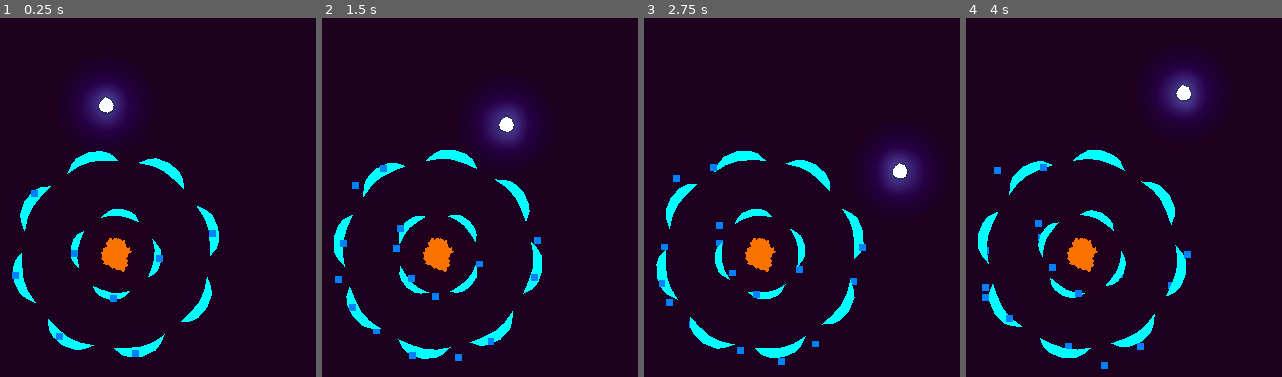
Above: before the commit, frames 1-4 (left to right).
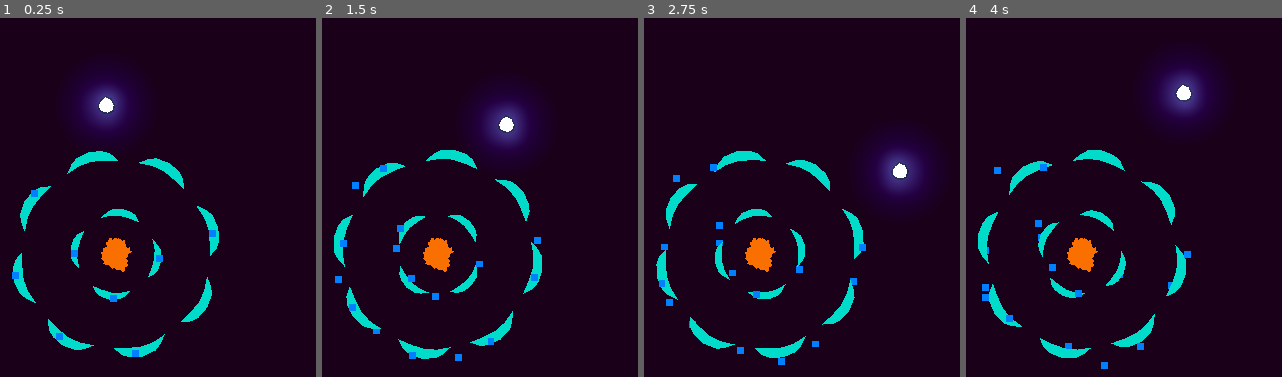
Above: after the commit, the same moments.

Repository: CatsAreCuteAndFast/Tower-Defense-Skilled
Game: Godot game, scene res://scenes/levels/main.tscn
Same seed, same stepped clock (60 frames per second), same inputs: the game is played once before the commit and once after it.
Inputs (mouse positions are in pixels of both pictures, inside the frame that each line leads up to):
- Up to frame 1 (0.25 s): no input
- Up to frame 2 (1.5 s): move the mouse to (612, 150) at 0.52 s; hold D (right) 0.53-1.28 s; click (612, 150) at 0.67 s; move the mouse to (outside the picture) at 1.27 s; hold S (down) from 1.28 s (still down); click (outside the picture) at 1.42 s
- Up to frame 3 (2.75 s): move the mouse to (839, 75) at 2.02 s; release S (down) at 2.03 s; hold D (right) from 2.03 s (still down); click (839, 75) at 2.17 s
- Up to frame 4 (4 s): move the mouse to (1041, 262) at 2.77 s; release D (right) at 2.78 s; hold W (up) 2.78-3.53 s; click (1041, 262) at 2.92 s; move the mouse to (outside the picture) at 3.52 s; hold A (left) from 3.53 s (still down); click (outside the picture) at 3.67 s

The runs differ from the first frame. In frame 1, 3.3% of the frame differs, in the area x 4-70%, y 37-95%; in frame 2, 3.4%; in frame 3, 3.5%; in frame 4, 3.6%, in the area x 3-70%, y 36-95%.

Commit message:
Reduced glow

Diff:
--- a/project.godot
+++ b/project.godot
@@ -15,15 +15,22 @@
 config/features=PackedStringArray("4.3", "Mobile")
 config/icon="res://icon.svg"
 
+[autoload]
+
+GameEvents="*res://scenes/game_events.tscn"
+
 [display]
 
-window/size/mode=3
 window/stretch/mode="canvas_items"
 window/stretch/aspect="expand"
 
 [dotnet]
 
 project/assembly_name="Lighting"
+
+[global_group]
+
+players=""
 
 [input]
 
@@ -48,6 +55,10 @@
 ]
 }
 
+[input_devices]
+
+pointing/emulate_touch_from_mouse=true
+
 [rendering]
 
 renderer/rendering_method="mobile"
--- a/scenes/decoration_container.tscn
+++ b/scenes/decoration_container.tscn
@@ -19,7 +19,7 @@
 [node name="DecorationContainer" type="StaticBody2D"]
 
 [node name="Polygon2D2" type="Polygon2D" parent="."]
-self_modulate = Color(10, 10, 10, 1)
+self_modulate = Color(7, 7, 7, 1)
 position = Vector2(-38, -100)
 scale = Vector2(50, 50)
 color = Color(1.29953e-06, 0.56231, 0.519563, 1)
--- /dev/null
+++ b/scenes/game_events.tscn
@@ -0,0 +1,6 @@
+[gd_scene load_steps=2 format=3 uid="uid://bvtaeaoemiuvn"]
+
+[ext_resource type="Script" path="res://scripts/game_events.gd" id="1_tfqqe"]
+
+[node name="GameEvents" type="Node"]
+script = ExtResource("1_tfqqe")
--- a/scenes/levels/main.tscn
+++ b/scenes/levels/main.tscn
@@ -18,7 +18,6 @@
 background_mode = 3
 glow_enabled = true
 glow_intensity = 1.0
-glow_bloom = 0.08
 glow_blend_mode = 1
 
 [node name="Node2D" type="Node2D"]
@@ -37,6 +36,7 @@
 offset_bottom = 329.0
 grow_horizontal = 2
 grow_vertical = 2
+mouse_filter = 1
 color = Color(0.535156, 0.00016995, 0.522366, 1)
 
 [node name="CanvasModulate" type="CanvasModulate" parent="."]
@@ -65,8 +65,8 @@
 shadow_filter = 1
 texture = SubResource("GradientTexture2D_753yh")
 
-[node name="CharacterBody2D" parent="Light" instance=ExtResource("2_q8shq")]
-position = Vector2(-14, -315)
-
 [node name="WorldEnvironment" type="WorldEnvironment" parent="."]
 environment = SubResource("Environment_5jsac")
+
+[node name="CharacterBody2D" parent="." instance=ExtResource("2_q8shq")]
+position = Vector2(-14, -98)
--- a/scenes/player.tscn
+++ b/scenes/player.tscn
@@ -17,18 +17,15 @@
 fill_to = Vector2(0.5, 0)
 metadata/_snap_enabled = true
 
-[node name="CharacterBody2D" type="CharacterBody2D"]
+[sub_resource type="CircleShape2D" id="CircleShape2D_mje4n"]
+radius = 100.0
+
+[node name="player" type="CharacterBody2D" groups=["players"]]
 scale = Vector2(0.3, 0.3)
 script = ExtResource("1_f0pnq")
 
 [node name="CollisionShape2D" type="CollisionShape2D" parent="."]
 shape = SubResource("CircleShape2D_oieqm")
-
-[node name="Polygon2D" type="Polygon2D" parent="."]
-self_modulate = Color(5, 5, 5, 1)
-z_index = 5
-position = Vector2(-5, 0)
-polygon = PackedVector2Array(1, -36, 28, -25, 41, 2, 34, 27, 14, 37, -9, 34, -26, 21, -30, 2, -20, -17)
 
 [node name="PointLight2D" type="PointLight2D" parent="."]
 energy = 0.5
@@ -36,11 +33,27 @@
 shadow_filter = 1
 texture = SubResource("GradientTexture2D_mofmb")
 
-[node name="Node2D" type="Node2D" parent="."]
+[node name="Area2D" type="Area2D" parent="."]
+
+[node name="CollisionShape2D" type="CollisionShape2D" parent="Area2D"]
+shape = SubResource("CircleShape2D_mje4n")
+
+[node name="Shape" type="Node2D" parent="."]
+
+[node name="Node2D" type="Node2D" parent="Shape"]
 scale = Vector2(1.2, 1.2)
 
-[node name="Polygon2D2" type="Polygon2D" parent="Node2D"]
+[node name="Polygon2D2" type="Polygon2D" parent="Shape/Node2D"]
 modulate = Color(0, 0, 0, 1)
 z_index = 4
 position = Vector2(-5, 0)
 polygon = PackedVector2Array(1, -36, 28, -25, 41, 2, 34, 27, 14, 37, -9, 34, -26, 21, -30, 2, -20, -17)
+
+[node name="Polygon2D" type="Polygon2D" parent="Shape"]
+self_modulate = Color(5, 5, 5, 1)
+z_index = 5
+position = Vector2(-5, 0)
+polygon = PackedVector2Array(1, -36, 28, -25, 41, 2, 34, 27, 14, 37, -9, 34, -26, 21, -30, 2, -20, -17)
+
+[connection signal="mouse_entered" from="Area2D" to="." method="_on_area_2d_mouse_entered"]
+[connection signal="mouse_exited" from="Area2D" to="." method="_on_area_2d_mouse_exited"]
--- /dev/null
+++ b/scenes/player_spawner.tscn
@@ -0,0 +1,9 @@
+[gd_scene load_steps=2 format=3 uid="uid://dfbwhdh102n6n"]
+
+[ext_resource type="Script" path="res://scripts/player_spawner.gd" id="1_ulehs"]
+
+[node name="PlayerSpawner" type="Polygon2D"]
+self_modulate = Color(15, 15, 15, 1)
+color = Color(0.300792, 0.135633, 7.21961e-08, 1)
+polygon = PackedVector2Array(0, -60, 5, -55, 10, -57.5, 15, -55, 20, -52.5, 20, -52.5, 22.5, -47.5, 22.5, -47.5, 25, -47.5, 27.5, -50, 32.5, -50, 32.5, -47.5, 32.5, -42.5, 32.5, -37.5, 37.5, -35, 37.5, -35, 35, -27.5, 40, -25, 40, -25, 42.5, -22.5, 50, -25, 50, -22.5, 50, -12.5, 57.5, -12.5, 55, -7.5, 50, -5, 45, -2.5, 45, 0, 45, 5, 45, 7.5, 42.5, 10, 40, 10, 37.5, 15, 40, 17.5, 42.5, 20, 42.5, 20, 42.5, 25, 40, 35, 45, 37.5, 42.5, 42.5, 40, 45, 37.5, 47.5, 32.5, 47.5, 30, 57.5, 35, 60, 27.5, 62.5, 22.5, 62.5, 17.5, 57.5, 12.5, 57.5, 0, 57.5, -2.5, 50, -7.5, 50, -12.5, 52.5, -22.5, 45, -20, 45, -30, 37.5, -32.5, 37.5, -35, 40, -45, 35, -45, 30, -42.5, 27.5, -52.5, 17.5, -52.5, 17.5, -52.5, 15, -50, 7.5, -50, 5, -52.5, -2.5, -55, -5, -50, -7.5, -47.5, -7.5, -45, -17.5, -45, -20, -45, -22.5, -32.5, -27.5, -32.5, -27.5, -35, -35, -35, -45, -30, -45, -30, -45, -25, -57.5, -15, -57.5, -15, -52.5, -10, -52.5, -7.5, -57.5)
+script = ExtResource("1_ulehs")
--- a/scenes/tower_decorations.tscn
+++ b/scenes/tower_decorations.tscn
@@ -1,7 +1,8 @@
-[gd_scene load_steps=3 format=3 uid="uid://wj8eqnb2ujvh"]
+[gd_scene load_steps=4 format=3 uid="uid://wj8eqnb2ujvh"]
 
 [ext_resource type="Script" path="res://scripts/rotate.gd" id="1_qoul5"]
 [ext_resource type="PackedScene" uid="uid://djho3g7j7u5bw" path="res://scenes/decoration_container.tscn" id="2_4rwud"]
+[ext_resource type="PackedScene" uid="uid://dfbwhdh102n6n" path="res://scenes/player_spawner.tscn" id="3_cwgop"]
 
 [node name="TowerDecorations" type="Node2D"]
 scale = Vector2(0.4, 0.4)
@@ -80,7 +81,4 @@
 rotation = -1.5708
 scale = Vector2(0.4, 0.4)
 
-[node name="Polygon2D" type="Polygon2D" parent="."]
-self_modulate = Color(15, 15, 15, 1)
-color = Color(0.300792, 0.135633, 7.21961e-08, 1)
-polygon = PackedVector2Array(0, -60, 5, -55, 10, -57.5, 15, -55, 20, -52.5, 20, -52.5, 22.5, -47.5, 22.5, -47.5, 25, -47.5, 27.5, -50, 32.5, -50, 32.5, -47.5, 32.5, -42.5, 32.5, -37.5, 37.5, -35, 37.5, -35, 35, -27.5, 40, -25, 40, -25, 42.5, -22.5, 50, -25, 50, -22.5, 50, -12.5, 57.5, -12.5, 55, -7.5, 50, -5, 45, -2.5, 45, 0, 45, 5, 45, 7.5, 42.5, 10, 40, 10, 37.5, 15, 40, 17.5, 42.5, 20, 42.5, 20, 42.5, 25, 40, 35, 45, 37.5, 42.5, 42.5, 40, 45, 37.5, 47.5, 32.5, 47.5, 30, 57.5, 35, 60, 27.5, 62.5, 22.5, 62.5, 17.5, 57.5, 12.5, 57.5, 0, 57.5, -2.5, 50, -7.5, 50, -12.5, 52.5, -22.5, 45, -20, 45, -30, 37.5, -32.5, 37.5, -35, 40, -45, 35, -45, 30, -42.5, 27.5, -52.5, 17.5, -52.5, 17.5, -52.5, 15, -50, 7.5, -50, 5, -52.5, -2.5, -55, -5, -50, -7.5, -47.5, -7.5, -45, -17.5, -45, -20, -45, -22.5, -32.5, -27.5, -32.5, -27.5, -35, -35, -35, -45, -30, -45, -30, -45, -25, -57.5, -15, -57.5, -15, -52.5, -10, -52.5, -7.5, -57.5)
+[node name="PlayerSpawner" parent="." instance=ExtResource("3_cwgop")]
--- /dev/null
+++ b/scripts/game_events.gd
@@ -0,0 +1,4 @@
+# GameEvents.gd
+extends Node
+
+signal player_switch_requested(new_player)
--- a/scripts/player.gd
+++ b/scripts/player.gd
@@ -4,6 +4,8 @@
 @export var accel = 50.0
 
 @onready var point_light: PointLight2D = $PointLight2D
+@onready var area_2d: Area2D = $Area2D
+@onready var collision_shape_2d: CollisionShape2D = $CollisionShape2D
 
 var focused = true
 
@@ -21,3 +23,9 @@
 	velocity.y = move_toward(velocity.y, speed * direction.y, accel)
 
 	move_and_slide()
+
+func _on_area_2d_mouse_entered() -> void:
+	print("hi")
+
+func _on_area_2d_mouse_exited() -> void:
+	print("hi")
--- /dev/null
+++ b/scripts/player_spawner.gd
@@ -0,0 +1,21 @@
+extends Polygon2D
+
+var players: Array[Node]
+
+func _ready():
+	players = get_tree().get_nodes_in_group("players")
+
+func _process(delta: float) -> void:
+	if Input.is_mouse_button_pressed(MOUSE_BUTTON_RIGHT):
+		var click_position = get_global_mouse_position()
+		var clicked_player = get_player_at_position(click_position)
+
+		if clicked_player:
+			GameEvents.emit_signal(clicked_player)
+			print("hi")
+
+func get_player_at_position(position: Vector2) -> CharacterBody2D:
+	for player in players:
+		if player.get_node("Area2D").has_point(player.to_local(position)):
+			return player
+	return null
Not shown: 1 places in scenes/player.tscn that only renumber resources
